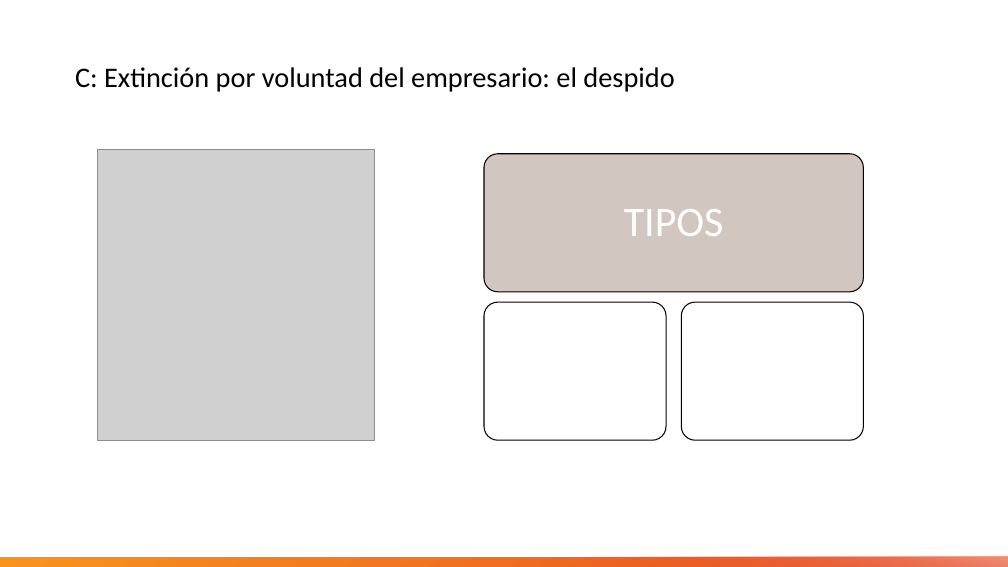
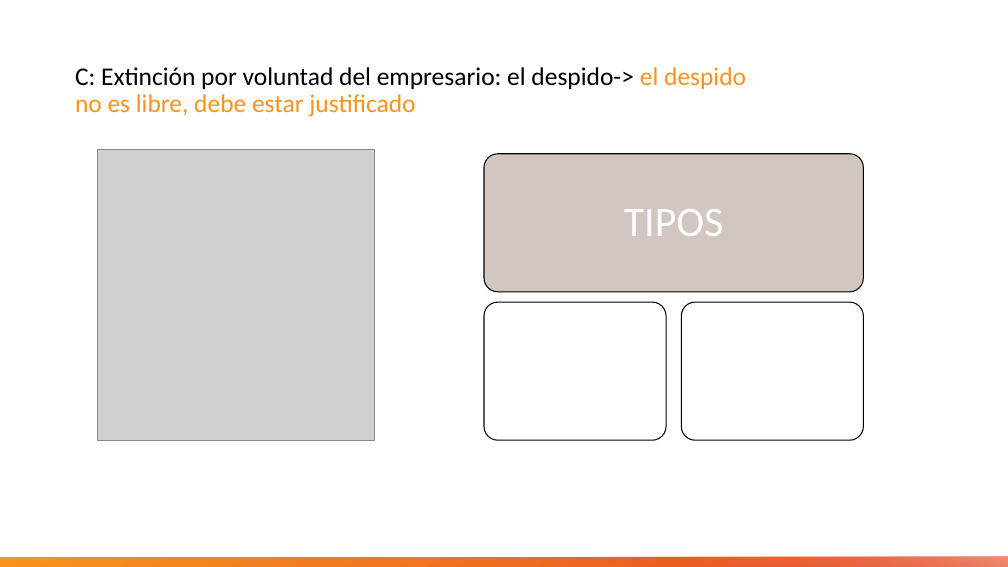
Before and after one commit to DiMaPaGa/daw1, a slide deck: slide 20 of PROGRAMACION/FOL/TEMA 3 FOL 2023 2024.pptx (slide 19 before the commit). Drawn at 1008x567 pixels with LibreOffice and Linux fonts; fonts in the diff are those of the drawing; grey boxes stand for pictures. Boxes give left, top, right and bottom in pixels: in the first picture for what was removed or moved away, otherwise in the second. Text is boxed around its words. In the diff, an @@ line names an element or a change of style, - is before the commit and + after.

```diff
--- a/PROGRAMACION/FOL/TEMA 3 FOL 2023 2024.pptx
+++ b/PROGRAMACION/FOL/TEMA 3 FOL 2023 2024.pptx
@@ title at (x1=75, y1=67, x2=746, y2=117): text changed; size 27 to 24.3 pt @@
-C: Extinción por voluntad del empresario: el despido
+C: Extinción por voluntad del empresario: el despido-> el despido no es libre, debe estar justificado
```
Also in this commit, not shown: 6 other slides changed, 1 slide added, 3 other files.
